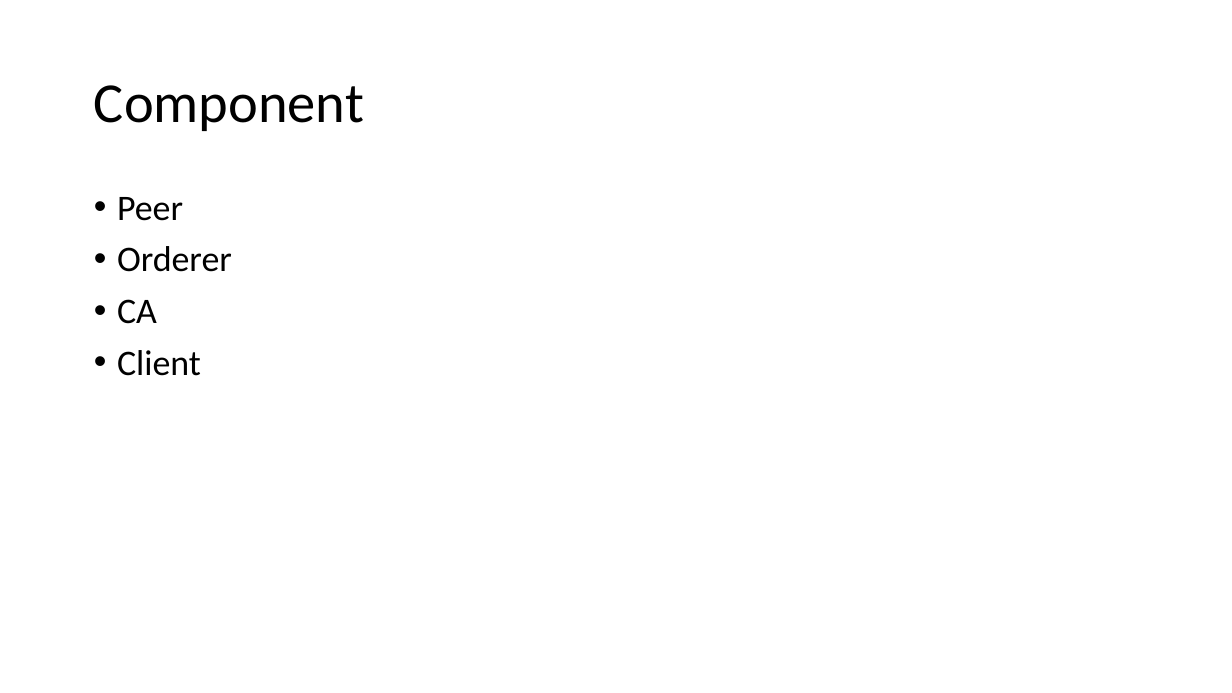
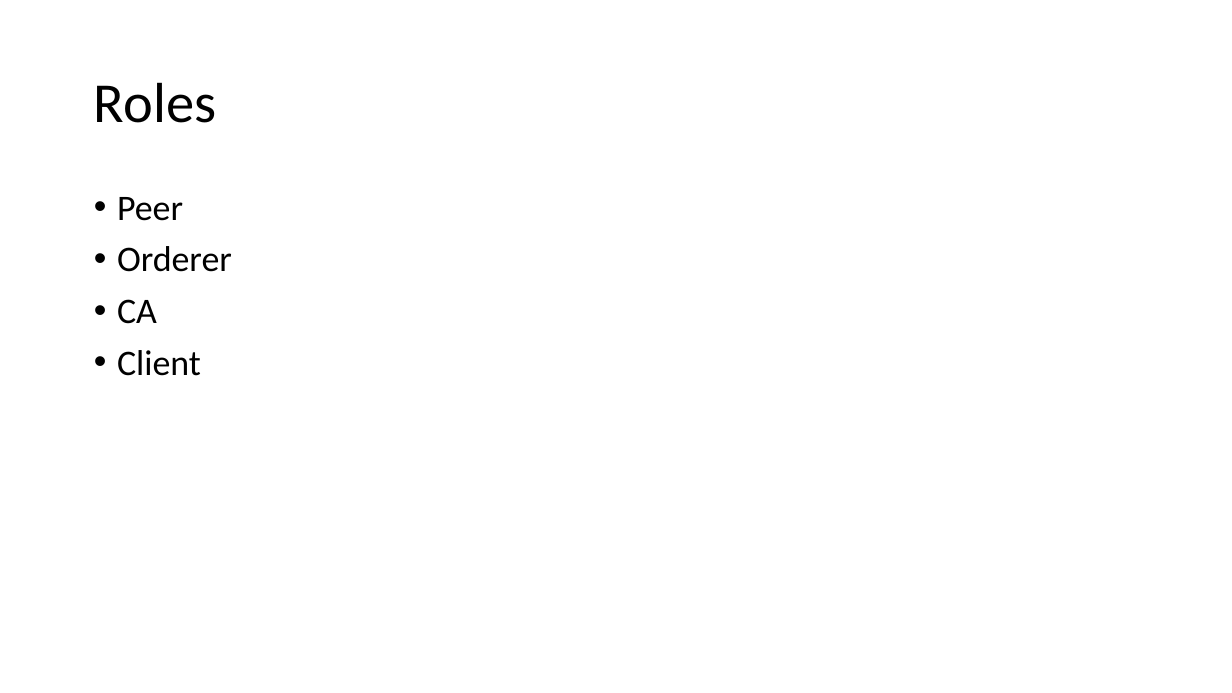
Before and after one commit to freekatz/Blockchain-Notes, a slide deck: slide 7 of fabric notes/【2020.12.26】Fabric Network Runtime Architecture.pptx (slide 6 before the commit). Drawn at 1232x693 pixels with LibreOffice and Linux fonts; fonts in the diff are those of the drawing. Boxes give left, top, right and bottom in pixels: in the first picture for what was removed or moved away, otherwise in the second. Text is boxed around its words. In the diff, an @@ line names an element or a change of style, - is before the commit and + after.

```diff
--- a/fabric notes/【2020.12.26】Fabric Network Runtime Architecture.pptx
+++ b/fabric notes/【2020.12.26】Fabric Network Runtime Architecture.pptx
@@ title at box(94, 82, 216, 123): text changed @@
-Component
+Roles
```
Also in this commit, not shown: 1 slide added, 1 slide removed, 22 other files.
